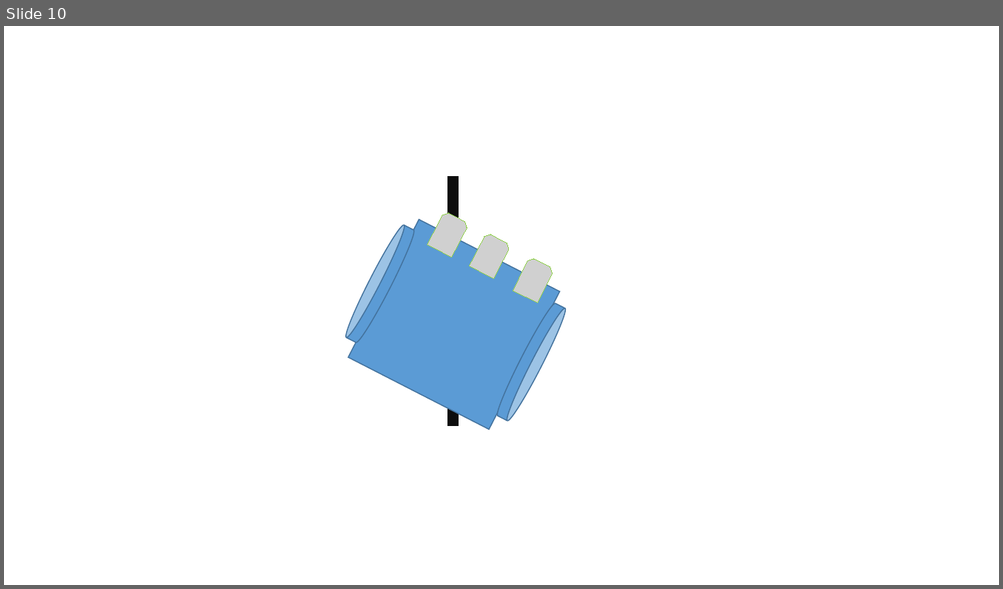
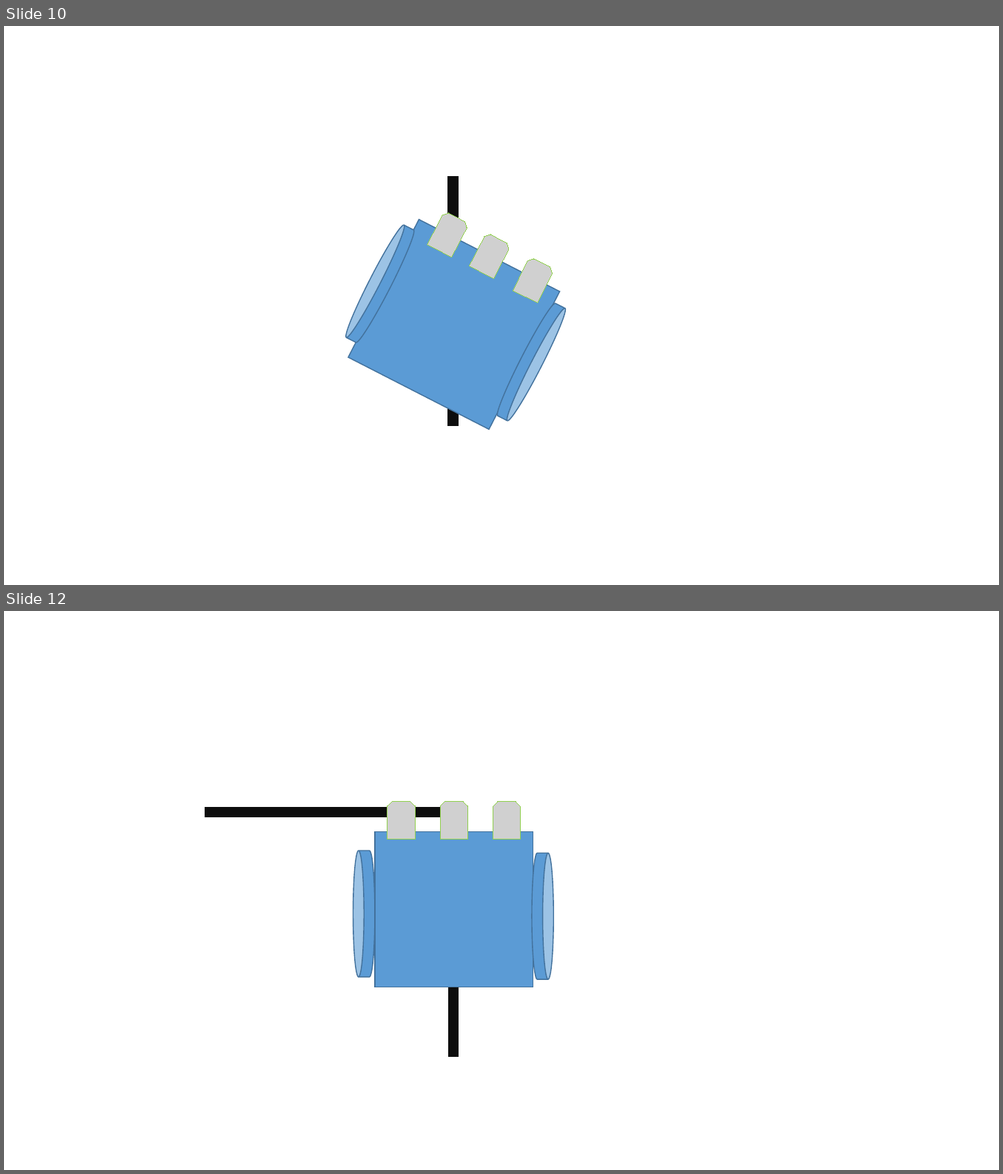
Before and after one commit to NetRider/Line_Follower_Documentation, a slide deck: immagini.pptx. Shown one above the other, each under a label of ours: slide 10 before the commit, slides 10 and 12 after it; the slides between them are not shown. The pictures are 1003x589 and 1003x1174 pixels, drawn with LibreOffice and Linux fonts; fonts in the diff are those of the drawing; grey boxes stand for pictures. Boxes give left, top, right and bottom in pixels: in the first picture for what was removed or moved away, otherwise in the second. Text is boxed around its words. In the diff, an @@ line names an element or a change of style, - is before the commit and + after.

```diff
--- a/immagini.pptx
+++ b/immagini.pptx
@@ slide 12 added at box(4, 611, 999, 1170), background #FFFFFF @@
@@ rectangle added at box(205, 808, 454, 817), fill #0D0D0D, outline #0D0D0D 1 pt @@
@@ picture added at box(387, 801, 415, 840) @@
@@ picture added at box(440, 801, 467, 840) @@
@@ rectangle added at box(449, 807, 458, 1056), fill #0D0D0D, outline #0D0D0D 1 pt @@
@@ picture added at box(492, 802, 521, 840) @@
@@ rectangle added at box(375, 832, 533, 987), fill #5B9BD5, outline #43739E 1 pt @@
@@ cylinder added at box(353, 851, 375, 978), fill #5B9BD5, outline #43739E 1 pt @@
@@ cylinder added at box(532, 853, 554, 980), fill #5B9BD5, outline #43739E 1 pt @@
```
Also in this commit, not shown: 1 other slide added, 5 other files.
